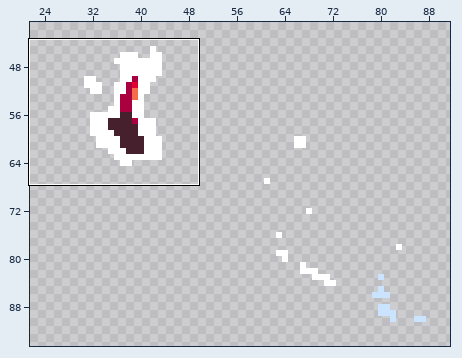
Pixel-art file -- assets_src/image/units/merman/outlaw/battle_merman_swim_outlaw.ase. Above: a wide view before the commit, with the close-up outlined.
Close-up. Before:
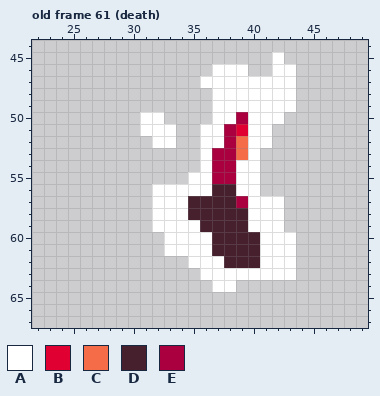
184x104 pixels, 65 frames. Shown: old frame 61 (death): x 22..49, y 44..67. The wide view leaves out empty margins. The commit also changed other frames or places, which this record leaves out.
Visible layers, top first: "Layer 8", "Layer 7", "Layer 6".
Palette (. is transparent): A #ffffff  B #e00031  C #f56c49  D #47202e  E #aa003f
Pixels before, old frame 61 (death), first column x 31:
45 ...........A.
46 ......AAA..AA
47 .....AAAAAAAA
48 ......AAAAAAA
49 ......AAAAAAA
50 AA....AAEAAA.
51 AAA..AAEBAA..
52 .AA..AAECAA..
53 .....AEECA...
54 .....AEEAA...
55 ....AAEEAA...
56 .AAAAADDAA...
57 .AAADDDDEAAA.
58 .AAADDDDDAAA.
59 .AAAADDDDAAA.
60 ..AAAADDDDAAA
61 ..AAAADDDDAAA
62 ....AAADDDAAA
63 .....AAAAAAAA
64 ......AA.....
Now the later version:
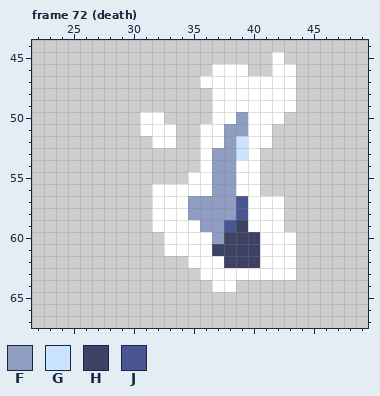
Colours new in this view: F #8f9dc2  G #cae4ff  H #3d4265  J #4a5691
A new or re-ordered frame is compared with the old frame closest to it.
What changed:
frames 65 -> 85
layer "Layer 9" added
layer "Layer 7" removed
Frame 72 (death) is new; against old frame 61 (death), layer "Layer 6":
y 50: x 39 E -> F
y 51: x 38..39 EB -> FF
y 52: x 38..39 EC -> FG
y 53: x 37..39 EEC -> FFG
y 54..55: x 37..38 EE -> FF
y 56: x 37..38 DD -> FF
y 57: x 35..39 DDDDE -> FFFFJ
y 58: x 35..39 DDDDD -> FFFFJ
y 59: x 36..39 DDDD -> FFJH
y 60: x 37..40 DDDD -> FHHH
y 61: x 37..40 DDDD -> HHHH
y 62: x 38..40 DDD -> HHH
Boxes around the changes in both close-ups, in picture pixels (x1, y1, x2, y2):
changed: (188, 112, 260, 268)
